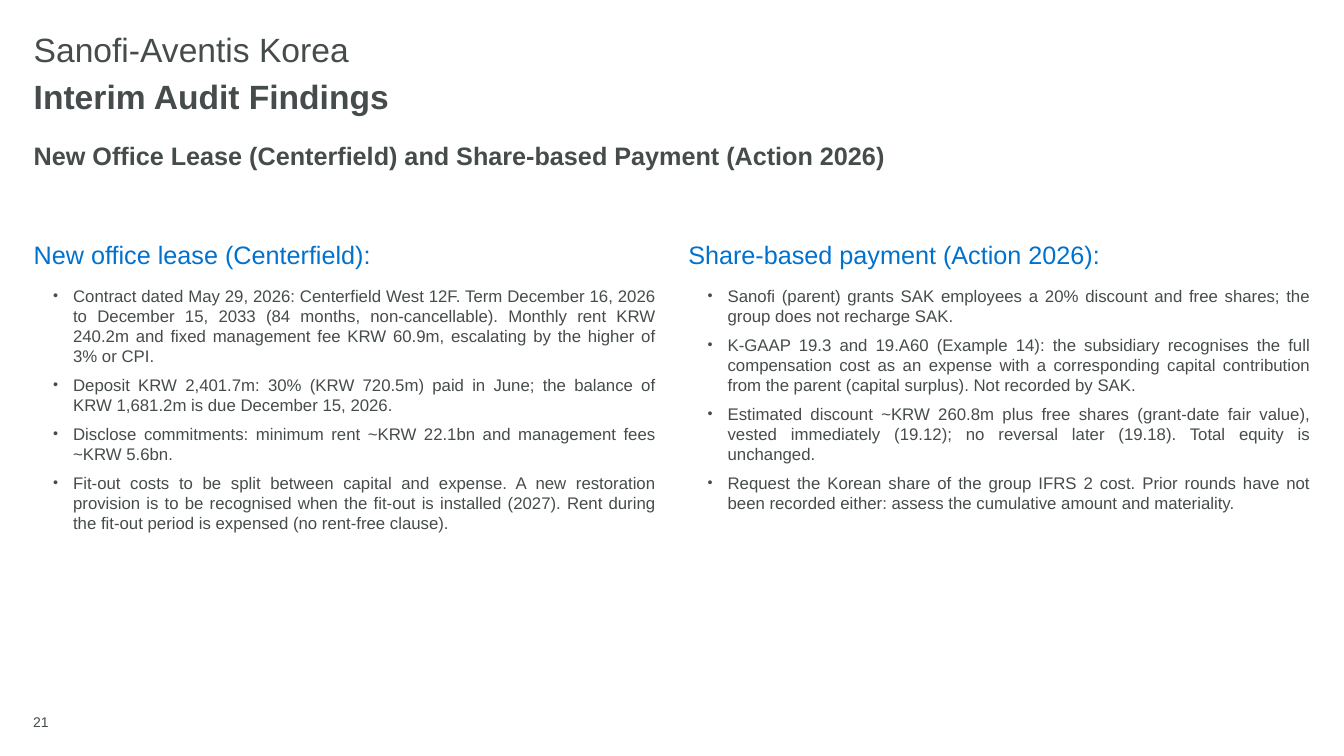
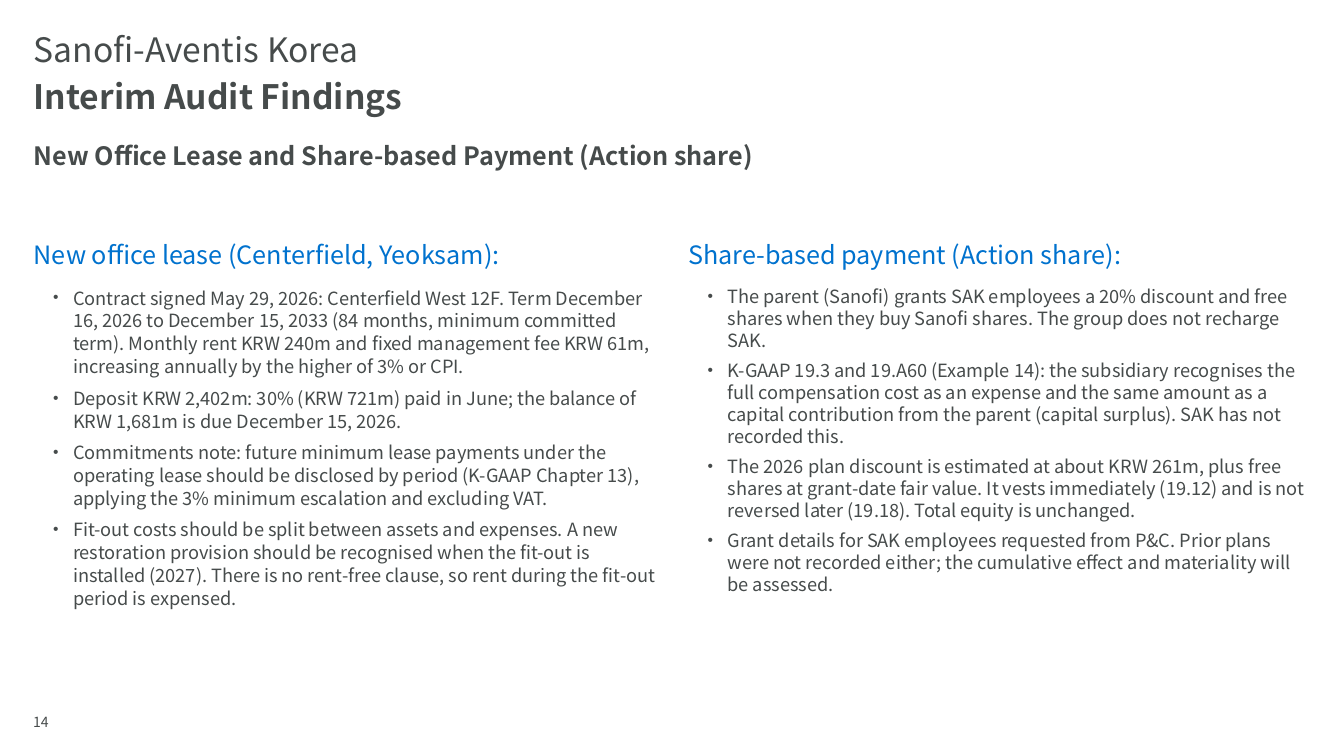
Before and after one commit to hansesle-maker/code, a slide deck: slide 14 of deliverables/SAK_FY2026_Interim_Closing_EN.pptx (slide 21 before the commit). Drawn at 1344x756 pixels with LibreOffice and Linux fonts; fonts in the diff are those of the drawing; background and template pictures are left out. Boxes give left, top, right and bottom in pixels: in the first picture for what was removed or moved away, otherwise in the second. Text is boxed around its words. In the diff, an @@ line names an element or a change of style, - is before the commit and + after.

```diff
--- a/deliverables/SAK_FY2026_Interim_Closing_EN.pptx
+++ b/deliverables/SAK_FY2026_Interim_Closing_EN.pptx
@@ title "Sanofi-Aventis Korea" at bbox=[34, 35, 358, 63]: font Arial to Noto Sans CJK KR @@
@@ text "Interim Audit Findings" at bbox=[34, 82, 403, 117]: font Arial to Noto Sans CJK KR @@
@@ text at bbox=[34, 144, 752, 171]: text changed; font Arial to Noto Sans CJK KR @@
-New Office Lease (Centerfield) and Share-based Payment (Action 2026)
+New Office Lease and Share-based Payment (Action share)
@@ text at bbox=[34, 243, 500, 269]: text changed; font Arial to Noto Sans CJK KR @@
-New office lease (Centerfield):
+New office lease (Centerfield, Yeoksam):
@@ text at bbox=[688, 243, 1121, 270]: text changed; font Arial to Noto Sans CJK KR @@
-Share-based payment (Action 2026):
+Share-based payment (Action share):
@@ text at bbox=[73, 290, 655, 609]: text changed; size 12 to 13 pt; font Arial to Noto Sans CJK KR @@
-  • Contract dated May 29, 2026: Centerfield West 12F. Term December 16, 2026 to December 15, 2033 (84 months, non-cancellable). Monthly rent KRW 240.2m and fixed management fee KRW 60.9m, escalating by the higher of 3% or CPI.
-  • Deposit KRW 2,401.7m: 30% (KRW 720.5m) paid in June; the balance of KRW 1,681.2m is due December 15, 2026.
-  • Disclose commitments: minimum rent ~KRW 22.1bn and management fees ~KRW 5.6bn.
-  • Fit-out costs to be split between capital and expense. A new restoration provision is to be recognised when the fit-out is installed (2027). Rent during the fit-out period is expensed (no rent-free clause).
+  • Contract signed May 29, 2026: Centerfield West 12F. Term December 16, 2026 to December 15, 2033 (84 months, minimum committed term). Monthly rent KRW 240m and fixed management fee KRW 61m, increasing annually by the higher of 3% or CPI.
+  • Deposit KRW 2,402m: 30% (KRW 721m) paid in June; the balance of KRW 1,681m is due December 15, 2026.
+  • Commitments note: future minimum lease payments under the operating lease should be disclosed by period (K-GAAP Chapter 13), applying the 3% minimum escalation and excluding VAT.
+  • Fit-out costs should be split between assets and expenses. A new restoration provision should be recognised when the fit-out is installed (2027). There is no rent-free clause, so rent during the fit-out period is expensed.
@@ text at bbox=[728, 288, 1305, 591]: text changed; size 12 to 13 pt; font Arial to Noto Sans CJK KR @@
-  • Sanofi (parent) grants SAK employees a 20% discount and free shares; the group does not recharge SAK.
-  • K-GAAP 19.3 and 19.A60 (Example 14): the subsidiary recognises the full compensation cost as an expense with a corresponding capital contribution from the parent (capital surplus). Not recorded by SAK.
-  • Estimated discount ~KRW 260.8m plus free shares (grant-date fair value), vested immediately (19.12); no reversal later (19.18). Total equity is unchanged.
-  • Request the Korean share of the group IFRS 2 cost. Prior rounds have not been recorded either: assess the cumulative amount and materiality.
+  • The parent (Sanofi) grants SAK employees a 20% discount and free shares when they buy Sanofi shares. The group does not recharge SAK.
+  • K-GAAP 19.3 and 19.A60 (Example 14): the subsidiary recognises the full compensation cost as an expense and the same amount as a capital contribution from the parent (capital surplus). SAK has not recorded this.
+  • The 2026 plan discount is estimated at about KRW 261m, plus free shares at grant-date fair value. It vests immediately (19.12) and is not reversed later (19.18). Total equity is unchanged.
+  • Grant details for SAK employees requested from P&C. Prior plans were not recorded either; the cumulative effect and materiality will be assessed.
@@ page number at bbox=[33, 717, 49, 727]: text changed; font Arial to Noto Sans CJK KR @@
-21
+14
```
Also in this commit, not shown: 15 other slides changed, 10 slides removed, 1 other file.
